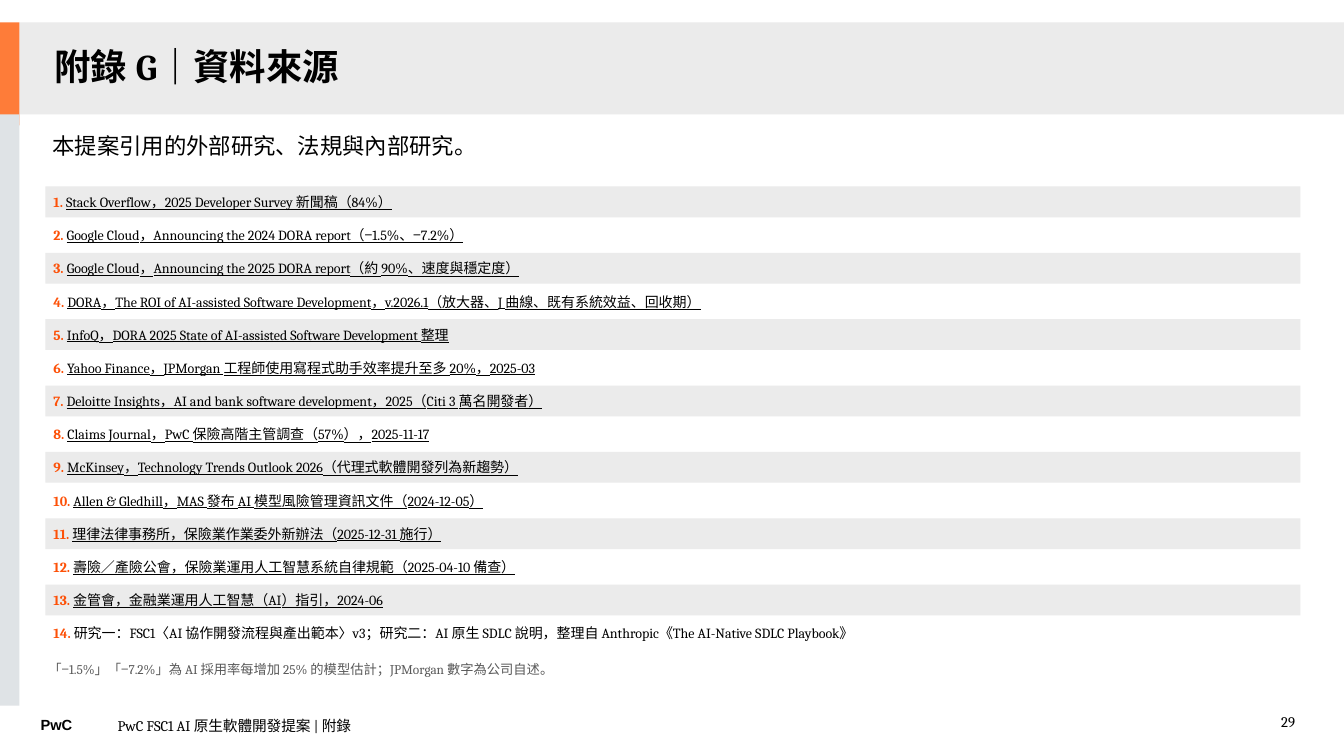
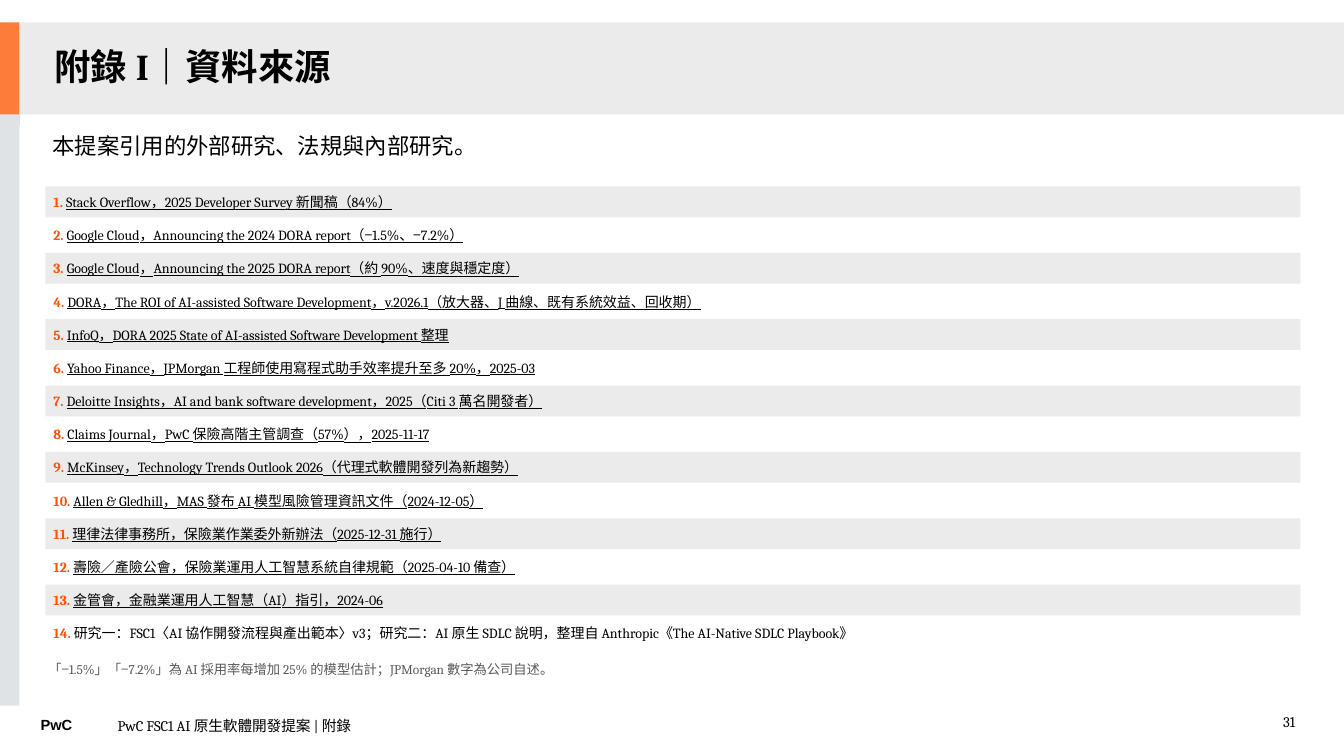
Before and after one commit to Robshao/PwC_FSC1, a slide deck: slide 31 of research/ai-native-sdlc/AI原生軟體開發_合夥人提案簡報.pptx (slide 29 before the commit). Drawn at 1344x756 pixels with LibreOffice and Linux fonts; fonts in the diff are those of the drawing. Boxes give left, top, right and bottom in pixels: in the first picture for what was removed or moved away, otherwise in the second. Text is boxed around its words. In the diff, an @@ line names an element or a change of style, - is before the commit and + after.

```diff
--- a/research/ai-native-sdlc/AI原生軟體開發_合夥人提案簡報.pptx
+++ b/research/ai-native-sdlc/AI原生軟體開發_合夥人提案簡報.pptx
@@ title at (55,48,331,85): text changed @@
-附錄 G｜資料來源
+附錄 I｜資料來源
@@ page number at (1283,717,1295,727): text changed @@
-29
+31
```
Also in this commit, not shown: 8 other slides changed, 3 slides added, 1 slide removed, 6 other files.
